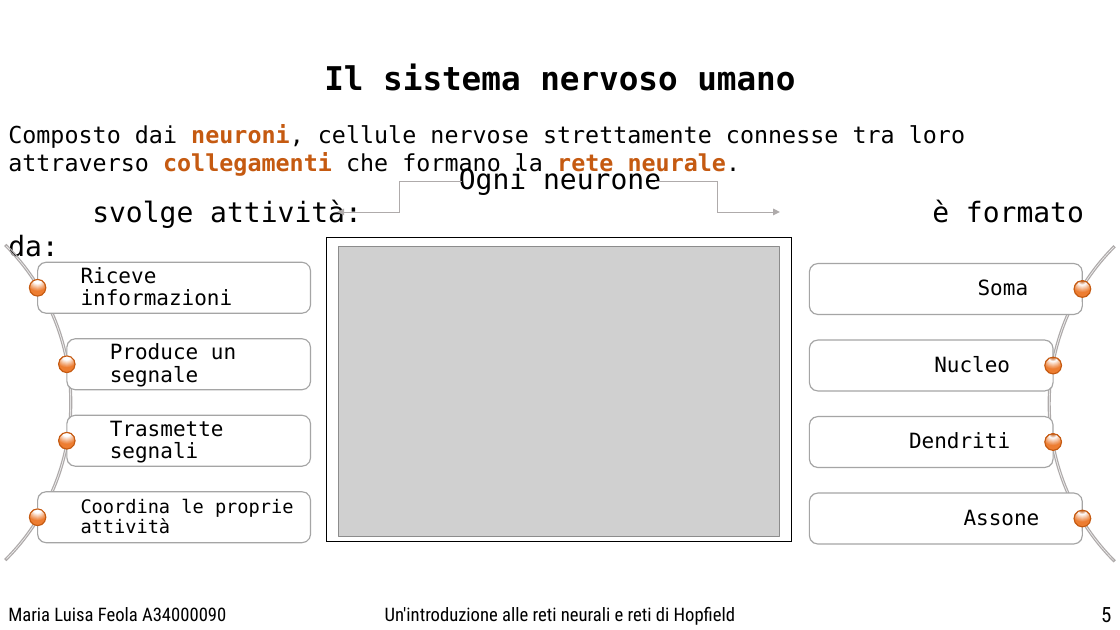
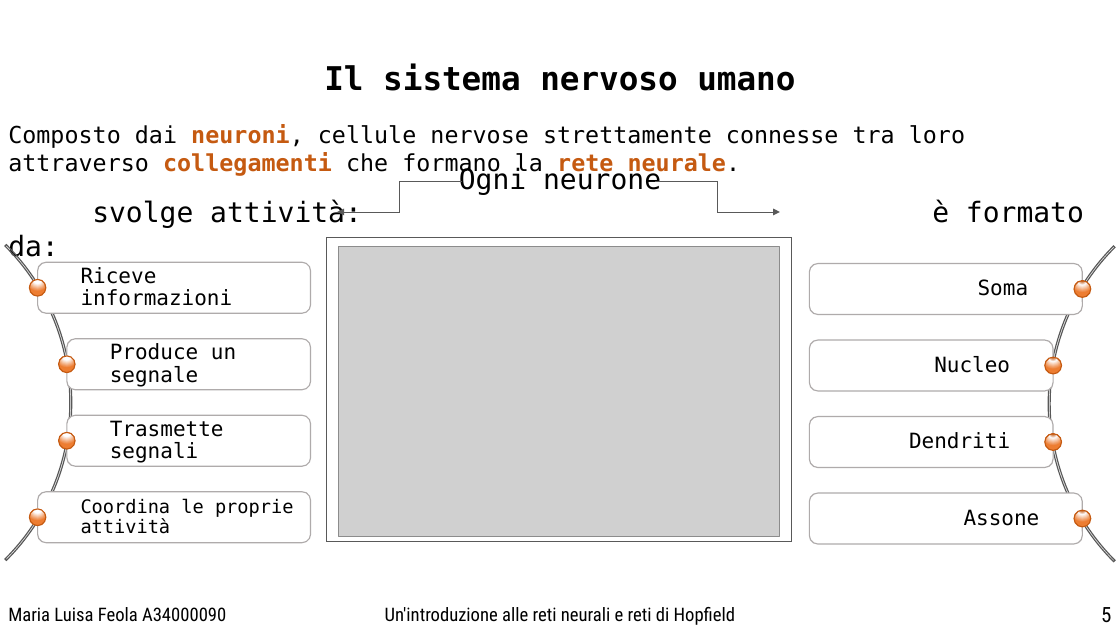
Before and after one commit to Misalf/tesi-nuovo, a slide deck: slide 5 of POWER POINT/PresentazionePowerPoint.pptx. Drawn at 1120x630 pixels with LibreOffice and Linux fonts; fonts in the diff are those of the drawing; grey boxes stand for pictures; background and template pictures are left out. Boxes give left, top, right and bottom in pixels: in the first picture for what was removed or moved away, otherwise in the second. Text is boxed around its words. In the diff, an @@ line names an element or a change of style, - is before the commit and + after.

```diff
--- a/POWER POINT/PresentazionePowerPoint.pptx
+++ b/POWER POINT/PresentazionePowerPoint.pptx
@@ arch (boxed as its full ring) at (x1=0, y1=179, x2=72, y2=626): outline #AFABAB 1 pt to #595959 1 pt @@
@@ elbow arrow (462, 181) - (338, 212): stroke #AFABAB 0.5 pt to #595959 0.5 pt @@
@@ elbow arrow (655, 181) - (781, 212): stroke #AFABAB 0.5 pt to #595959 0.5 pt @@
@@ arch (boxed as its full ring) at (x1=1049, y1=181, x2=1120, y2=628): outline #AFABAB 1 pt to #595959 1 pt @@
@@ rectangle at (x1=327, y1=238, x2=792, y2=542): outline #000000 1 pt to #595959 1 pt @@
@@ outline #A5A5A5 1 pt to #AFABAB 1 pt in 8 elements at (x1=38, y1=262, x2=311, y2=313), (x1=38, y1=492, x2=311, y2=543), (x1=810, y1=264, x2=1083, y2=315), (x1=810, y1=340, x2=1054, y2=392), (x1=810, y1=417, x2=1054, y2=468), (x1=810, y1=493, x2=1083, y2=544), (x1=67, y1=339, x2=311, y2=390), (x1=67, y1=415, x2=311, y2=466) @@
```
Also in this commit, not shown: 8 other slides changed, 5 other files.
